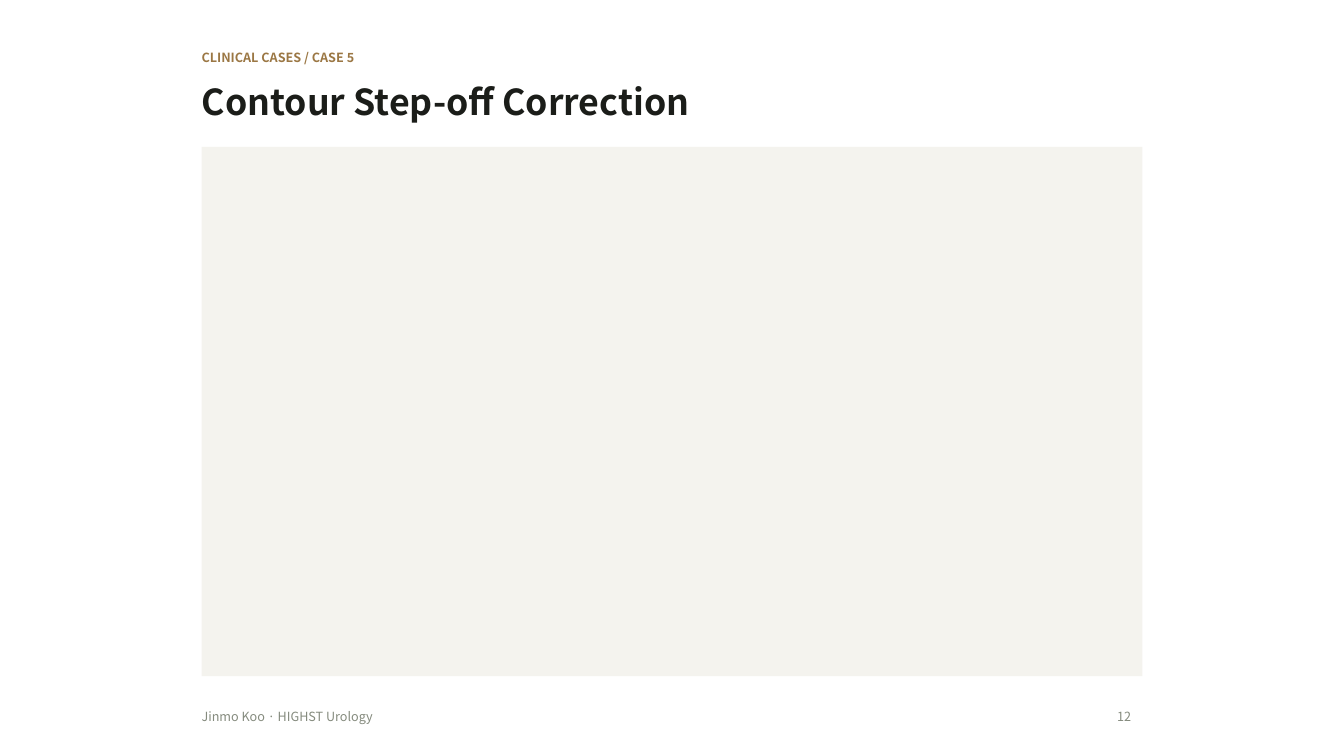
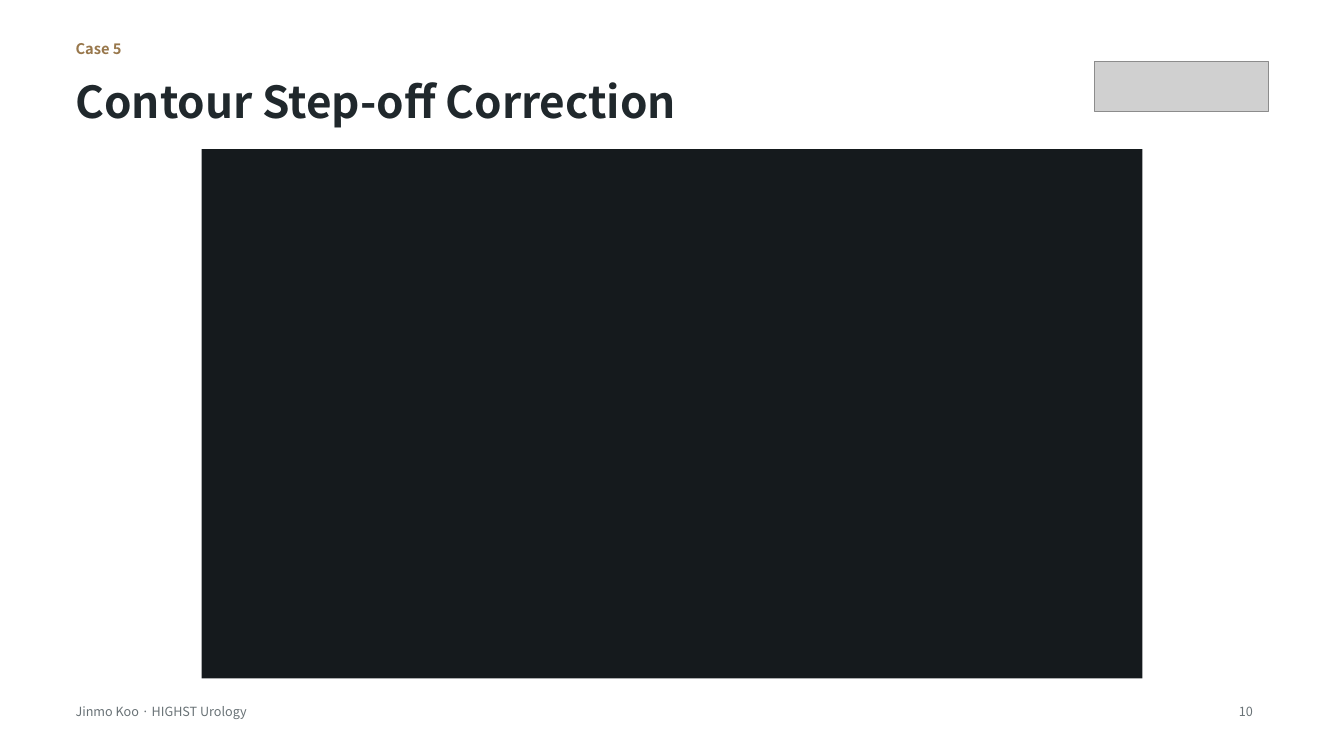
Before and after one commit to notoow/vietnam-urology-webinar, a slide deck: slide 10 of downloads/highst-perioperative-webinar.pptx (slide 12 before the commit). Drawn at 1344x756 pixels with LibreOffice and Linux fonts; fonts in the diff are those of the drawing; grey boxes stand for pictures. Boxes give left, top, right and bottom in pixels: in the first picture for what was removed or moved away, otherwise in the second. Text is boxed around its words. In the diff, an @@ line names an element or a change of style, - is before the commit and + after.

Commit message:
Apply approved conference design to the main webinar deck

```diff
--- a/downloads/highst-perioperative-webinar.pptx
+++ b/downloads/highst-perioperative-webinar.pptx
@@ text at (76,43,122,54): text changed; size 9 to 10.5 pt; text colour #9B7744 to #98774B @@
-CLINICAL CASES / CASE 5
+Case 5
@@ text "Contour Step-off Correction": place and size @@
-text "Contour Step-off Correction" at (202,86,689,123)
+text "Contour Step-off Correction" at (76,82,676,128)
@@ text "Contour Step-off Correction" at (76,82,676,128): size 25.5 to 31.5 pt, text colour #1B1D19 to #20282C @@
@@ picture added at (1095,62,1269,111) @@
@@ rectangle at (202,149,1142,679): fill #F4F3EE to #151A1D @@
@@ text "Jinmo Koo · HIGHST Urology": place and size @@
-text "Jinmo Koo · HIGHST Urology" at (202,711,373,724)
+text "Jinmo Koo · HIGHST Urology" at (76,706,247,719)
@@ text "Jinmo Koo · HIGHST Urology" at (76,706,247,719): text colour #858B7E to #697276 @@
@@ text removed at (1117,711,1131,721) @@
-12
@@ text added at (1239,706,1253,716), 9 pt, text #697276 @@
+10
```
Also in this commit, not shown: 12 other slides changed, 2 slides removed, 11 other files.
